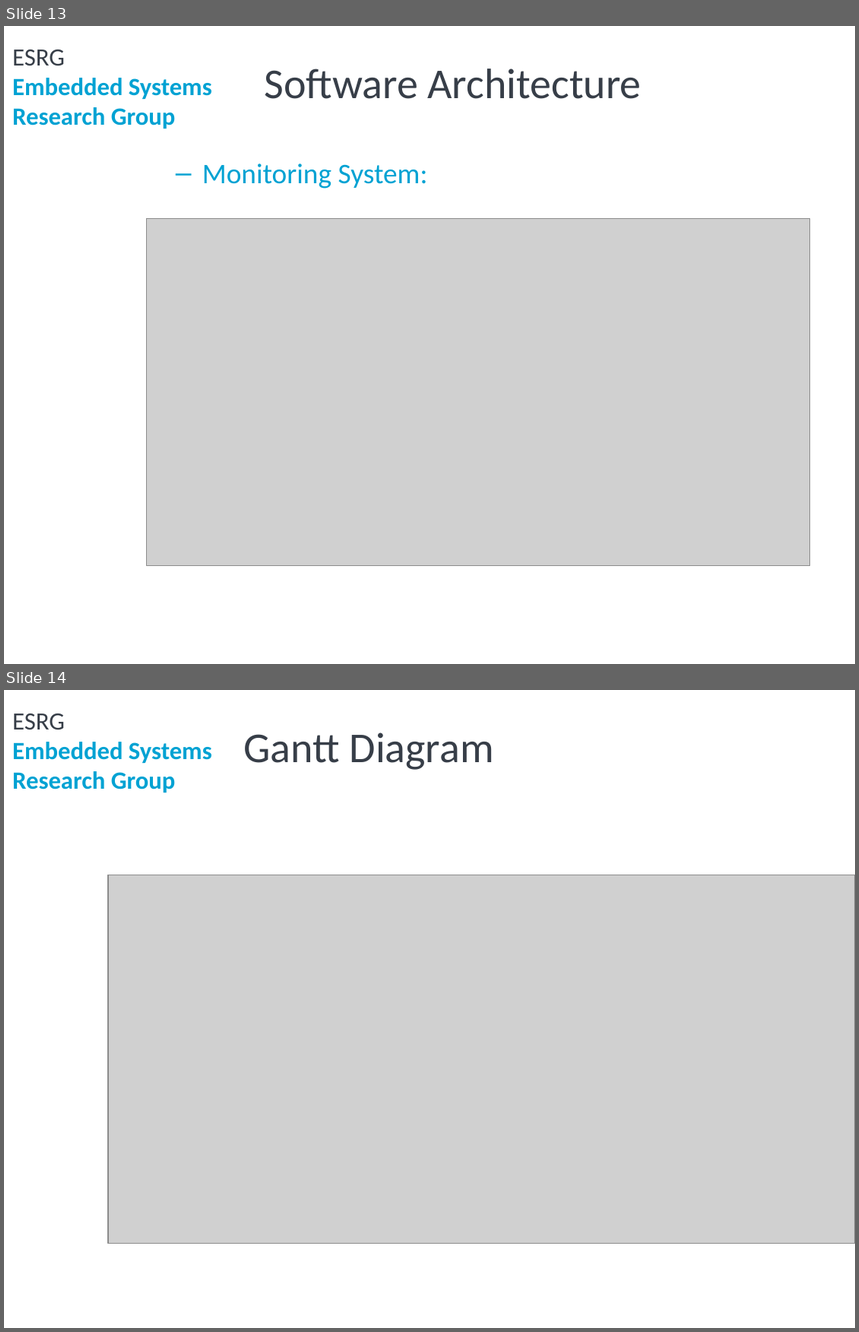
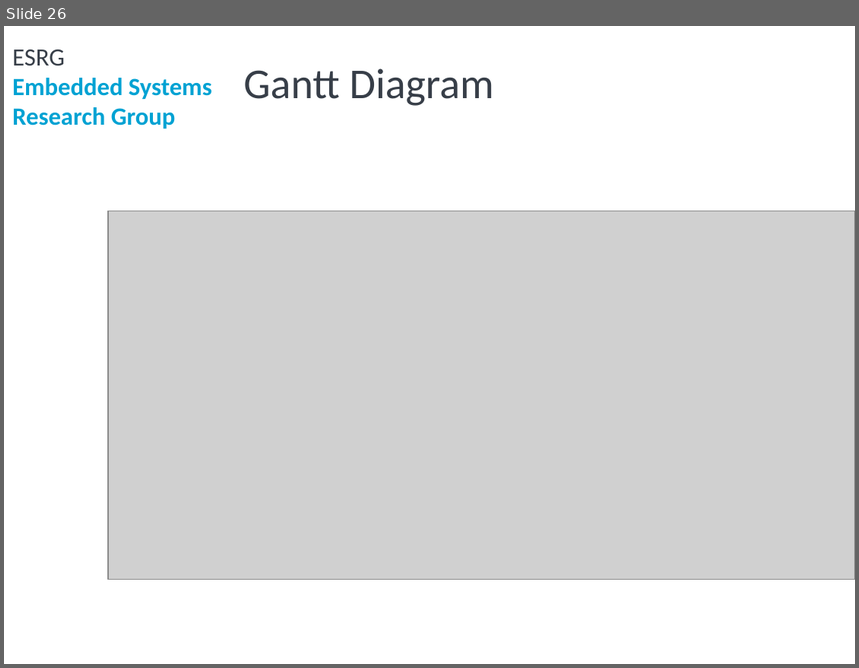
Before and after one commit to ESRGgroup9/slipad, a slide deck: project/group9.pptx. Shown one above the other, each under a label of ours: slides 13 and 14 before the commit, slide 26 after it. The pictures are 859x1332 and 859x668 pixels, drawn with LibreOffice and Linux fonts; fonts in the diff are those of the drawing; grey boxes stand for pictures; background and template pictures are left out. Boxes give left, top, right and bottom in pixels: in the first picture for what was removed or moved away, otherwise in the second. Text is boxed around its words. In the diff, an @@ line names an element or a change of style, - is before the commit and + after.

```diff
--- a/project/group9.pptx
+++ b/project/group9.pptx
@@ slide 13 removed at (x1=4, y1=26, x2=855, y2=664), background #FFFFFF; not listed: 2 template elements that a slide beside it also shows @@
@@ title removed at (x1=264, y1=69, x2=641, y2=99) @@
-Software Architecture
@@ text removed at (x1=202, y1=164, x2=428, y2=189) @@
-  – Monitoring System:
@@ picture removed at (x1=146, y1=218, x2=810, y2=566) @@
@@ what was slide 14 is now slide 26 @@
```
Also in this commit, not shown: 7 slides changed, 18 slides added, 5 other slides removed, 1 other file.
